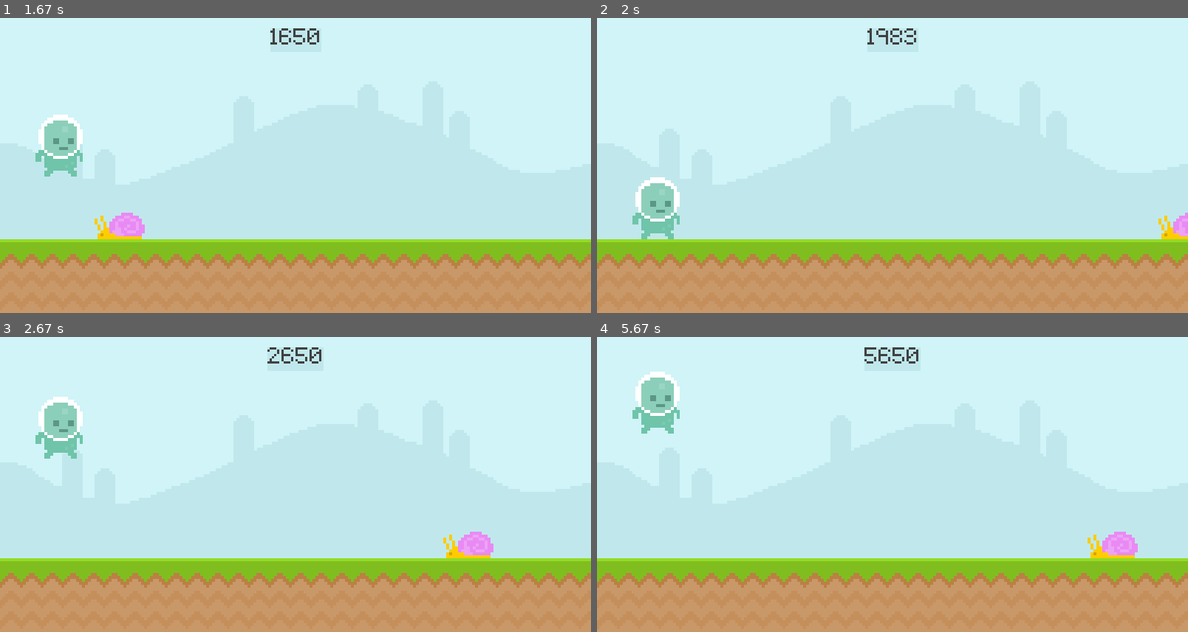
Above: before the commit, frames 1-4 (two rows, left to right).
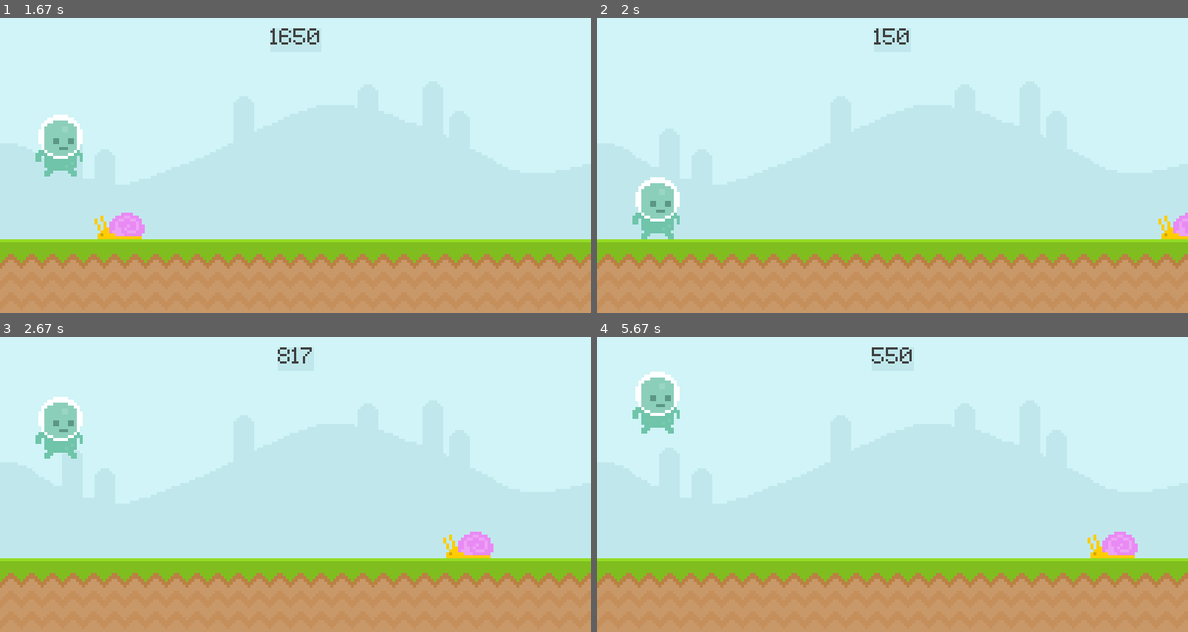
Above: after the commit, the same moments.

Repository: AlkaffAhamed/Runner-PyGame
Game: pygame game, started from main.py
Two runs of this game, one before a commit and one after it. Both use one fixed random seed, a clock stepped at 60 frames per second and the inputs below.
Inputs (mouse positions are in pixels of both pictures, inside the frame that each line leads up to):
- Up to frame 1 (1.67 s): click (59, 206) at 0.38 s; press the mouse at (59, 71) at 0.7 s; move the mouse to (76, 82) at 0.8 s; release the mouse at (94, 94) at 0.93 s; click (59, 180) at 1.05 s
- Up to frame 2 (2 s): tap Space at 1.83 s
- Up to frame 3 (2.67 s): tap Space at 2.17, 2.57 s
- Up to frame 4 (5.67 s): tap Space at 2.87, 3.4, 3.7, 4.47, 4.8, 5.1, 5.23, 5.63 s

Frame 1 is identical in both runs. In frame 2, 0.2% of the frame differs, in the area x 45-54%, y 3-9%; in frame 3, 0.2%; in frame 4, 0.3%, in the area x 45-55%, y 3-9%.

Commit message:
25 Bug: Score Continues from Previous Game after Restarting Game 1. Create new variable `start_time = 0` 2. Modify the formula to `current_time = pygame.time.get_ticks() - start_time` 3. Inside `Space` key press event for Game Over State, also set `start_time = pygame.time.get_ticks()`

Diff:
--- a/main.py
+++ b/main.py
@@ -3,7 +3,7 @@
 
 
 def display_score():
-    current_time = pygame.time.get_ticks()
+    current_time = pygame.time.get_ticks() - start_time
     score_surface = test_font.render(f"{current_time}", False, (64, 64, 64))
     score_rect = score_surface.get_rect(center=(400, 30))
     pygame.draw.rect(screen, "#C0E8EC", score_rect)  # Fill
@@ -16,6 +16,7 @@
 clock = pygame.time.Clock()
 test_font = pygame.font.Font("font/Pixeltype.ttf", 50)
 game_active = True
+start_time = 0
 
 # test_surface = pygame.Surface((100, 200))
 # test_surface.fill((255, 0, 0)) # or test_surface.fill("Red")
@@ -77,6 +78,7 @@
             if event.type == pygame.KEYDOWN and event.key == pygame.K_SPACE:
                 game_active = True
                 snail_rect.left = 800
+                start_time = pygame.time.get_ticks()
 
     # Not Game Over State
     if game_active:
